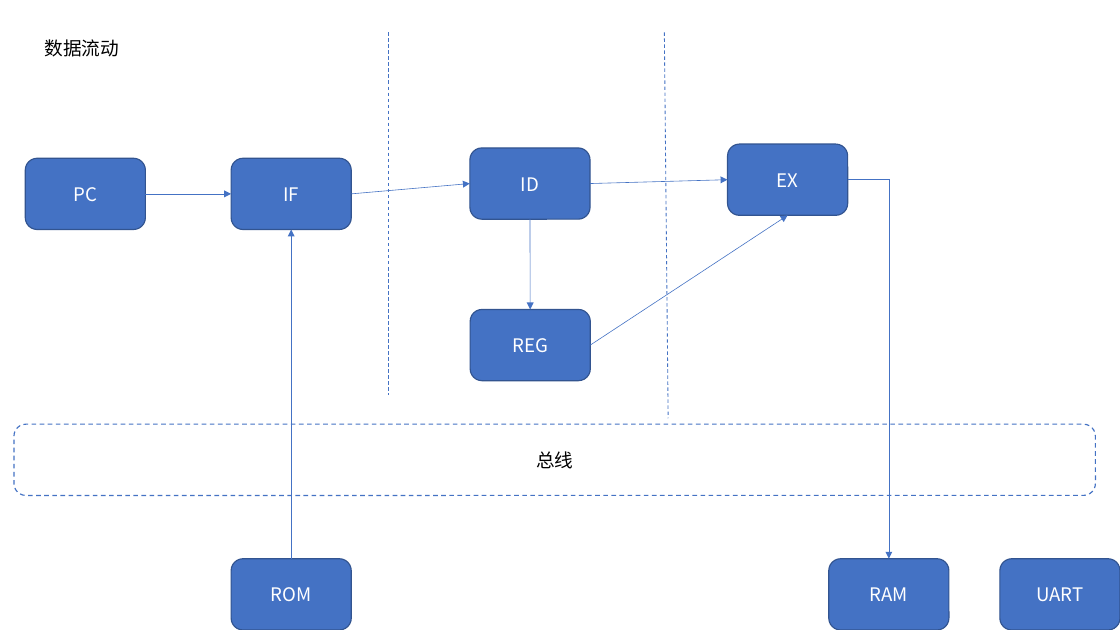
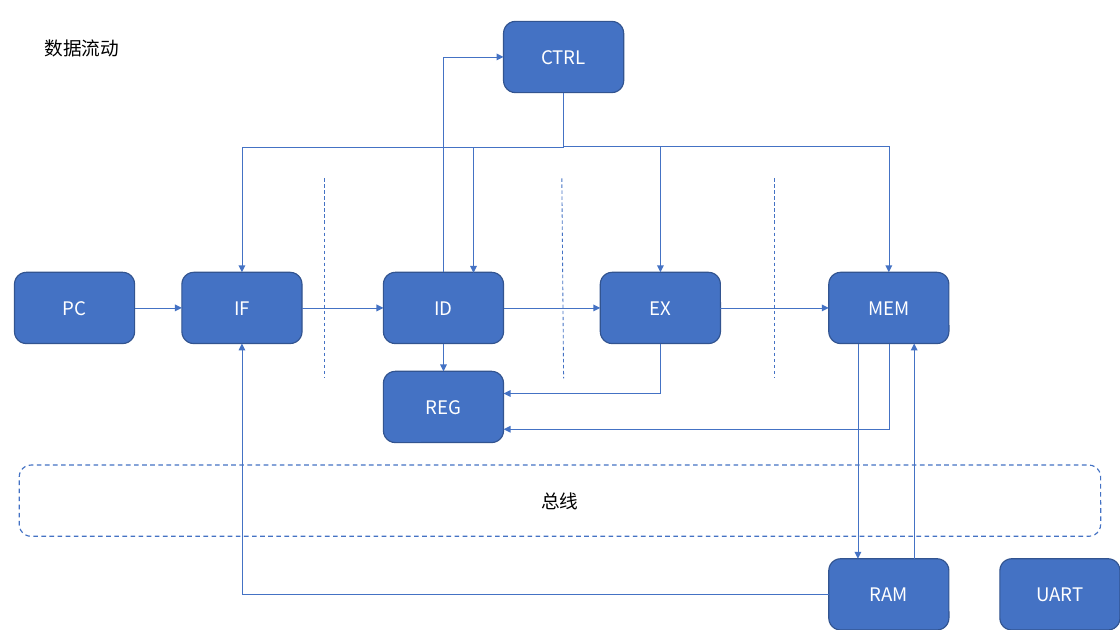
Before and after one commit to lsn42/rua, a slide deck: slide 1 of rua.pptx. Drawn at 1120x630 pixels with LibreOffice and Linux fonts; fonts in the diff are those of the drawing. Boxes give left, top, right and bottom in pixels: in the first picture for what was removed or moved away, otherwise in the second. Text is boxed around its words. In the diff, an @@ line names an element or a change of style, - is before the commit and + after.

```diff
--- a/rua.pptx
+++ b/rua.pptx
@@ rounded rectangle added at (503,21,623,92), fill #4472C4, outline #325491 1 pt, 16 pt, text #FFFFFF @@
+CTRL
@@ elbow arrow added from (444, 272) to (503, 57), #4472C4 0.5 pt @@
@@ line added from (564, 92) to (564, 147), #4472C4 0.5 pt @@
@@ elbow arrow added from (564, 147) to (242, 272), #4472C4 0.5 pt @@
@@ elbow arrow added from (564, 147) to (474, 273), #4472C4 0.5 pt @@
@@ elbow arrow added from (564, 147) to (660, 272), #4472C4 0.5 pt @@
@@ elbow arrow added from (564, 146) to (889, 272), #4472C4 0.5 pt @@
@@ line moved from (388, 33) - (388, 395) to (325, 178) - (325, 378) @@
@@ line moved from (665, 33) - (668, 418) to (562, 178) - (564, 378) @@
@@ line added from (775, 178) to (775, 378), #4472C4 0.75 pt dashed @@
@@ elbow arrow removed from (848, 180) to (889, 559) @@
@@ arrow removed from (292, 559) to (292, 229) @@
@@ rounded rectangle "PC": place and size @@
-rounded rectangle "PC" at (25,158,145,229)
+rounded rectangle "PC" at (14,272,134,344)
@@ rounded rectangle "IF": place and size @@
-rounded rectangle "IF" at (231,158,351,229)
+rounded rectangle "IF" at (182,272,302,344)
@@ rounded rectangle "ID": place and size @@
-rounded rectangle "ID" at (470,148,590,219)
+rounded rectangle "ID" at (383,272,503,344)
@@ rounded rectangle "EX": place and size @@
-rounded rectangle "EX" at (728,145,848,216)
+rounded rectangle "EX" at (601,272,721,344)
@@ rounded rectangle added at (829,272,949,344), fill #4472C4, outline #325491 1 pt, 16 pt, text #FFFFFF @@
+MEM
@@ arrow moved from (145, 194) - (231, 194) to (134, 308) - (182, 308) @@
@@ arrow moved from (351, 194) - (470, 184) to (302, 308) - (383, 308) @@
@@ arrow moved from (590, 184) - (728, 180) to (503, 308) - (601, 308) @@
@@ arrow moved from (591, 345) - (788, 215) to (721, 308) - (829, 308) @@
@@ elbow arrow added from (829, 595) to (242, 344), #4472C4 0.5 pt @@
@@ arrow moved from (530, 219) - (530, 309) to (444, 344) - (444, 371) @@
@@ elbow arrow added from (660, 344) to (503, 393), #4472C4 0.5 pt @@
@@ elbow arrow added from (889, 344) to (503, 429), #4472C4 0.5 pt @@
@@ arrow added from (858, 344) to (858, 559), #4472C4 0.5 pt @@
@@ arrow added from (914, 559) to (914, 344), #4472C4 0.5 pt @@
@@ rounded rectangle "REG": place and size @@
-rounded rectangle "REG" at (471,309,591,381)
+rounded rectangle "REG" at (383,371,503,443)
@@ rounded rectangle "总线": place and size @@
-rounded rectangle "总线" at (14,424,1096,496)
+rounded rectangle "总线" at (19,465,1101,537)
@@ rounded rectangle removed at (231,559,351,630) @@
-ROM
```
Also in this commit, not shown: 9 other files.
